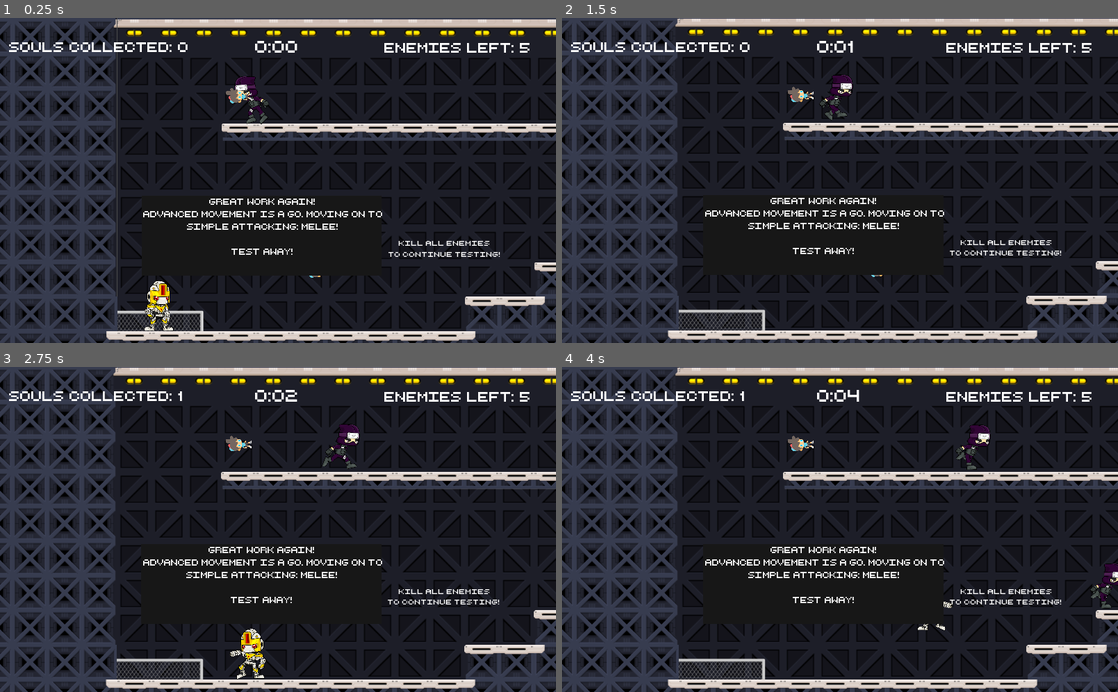
Above: before the commit, frames 1-4 (two rows, left to right).
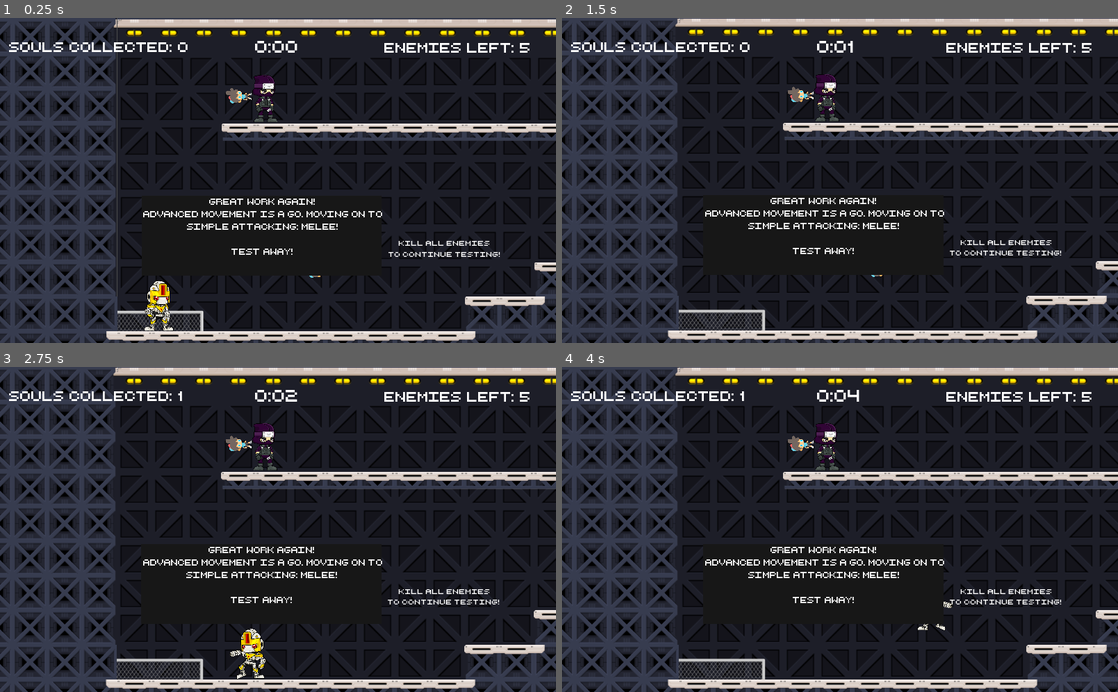
Above: after the commit, the same moments.

Repository: bsu-cs315/FP-LABS
Game: Godot game, scene res://src/Level-3.tscn
Same seed, same stepped clock (60 frames per second), same inputs: the game is played once before the commit and once after it. This scene is started directly instead of the project's main scene.
Inputs:
- Up to frame 1 (0.25 s): no input
- Up to frame 2 (1.5 s): hold Right (move_right) from 0.53 s (still down); tap Space (melee) at 0.6, 1.35 s; tap Up (jump) at 0.77 s
- Up to frame 3 (2.75 s): tap Up (jump) at 1.52 s; release Right (move_right) at 2.03 s; hold Left (move_left) from 2.03 s (still down); tap Space (melee) at 2.1 s
- Up to frame 4 (4 s): release Left (move_left) at 2.78 s; hold Right (move_right) from 2.78 s (still down); tap Space (melee) at 2.85, 3.6 s; tap Up (jump) at 3.02, 3.77 s

The runs differ from the first frame. In frame 1, 0.6% of the frame differs, in the area x 42-50%, y 17-33%; in frame 2, 0.6%; in frame 3, 0.7%; in frame 4, 1.0%, in the area x 45-100%, y 17-75%.

Commit message:
Change enemies to create different types
moving and standstill

Diff:
--- a/project/src/Enemy.gd
+++ b/project/src/Enemy.gd
@@ -12,19 +12,20 @@
 
 
 func _physics_process(delta):
-	if _direction == 1:
-		enemy_sprite.flip_h = false
-	else:
-		enemy_sprite.flip_h = true
-	enemy_sprite.play("run")
+	if get_node(".").name == "MovingEnemy":
+		if _direction == 1:
+			enemy_sprite.flip_h = false
+		else:
+			enemy_sprite.flip_h = true
+		enemy_sprite.play("run")
 
-	_e_velocity.y += GRAVITY * delta
-	_e_velocity.x = RUN_SPEED * _direction
-	_e_velocity = move_and_slide(_e_velocity, Vector2.UP)
+		_e_velocity.y += GRAVITY * delta
+		_e_velocity.x = RUN_SPEED * _direction
+		_e_velocity = move_and_slide(_e_velocity, Vector2.UP)
 
-	if is_on_wall():
-		_direction *= -1
-		enemy_raycast.position.x *= -1
-	if not enemy_raycast.is_colliding():
-		_direction *= -1
-		enemy_raycast.position.x *= -1
+		if is_on_wall():
+			_direction *= -1
+			enemy_raycast.position.x *= -1
+		if not enemy_raycast.is_colliding():
+			_direction *= -1
+			enemy_raycast.position.x *= -1
--- a/project/src/Level-3.tscn
+++ b/project/src/Level-3.tscn
@@ -29,7 +29,7 @@
 [ext_resource path="res://assets/Tiles/Fence (1).png" type="Texture" id=27]
 [ext_resource path="res://assets/Tiles/Tile (13).png" type="Texture" id=28]
 [ext_resource path="res://assets/Tiles/Fence (3).png" type="Texture" id=29]
-[ext_resource path="res://src/Enemy.tscn" type="PackedScene" id=30]
+[ext_resource path="res://src/MovingEnemy.tscn" type="PackedScene" id=30]
 [ext_resource path="res://assets/Tiles/BGTile (4).png" type="Texture" id=31]
 [ext_resource path="res://assets/Tiles/BGTile (2).png" type="Texture" id=32]
 [ext_resource path="res://assets/Tiles/BGTile (5).png" type="Texture" id=33]
@@ -872,42 +872,42 @@
 size = 30
 font_data = ExtResource( 16 )
 
-[sub_resource type="DynamicFont" id=32]
+[sub_resource type="DynamicFont" id=25]
 size = 25
 font_data = ExtResource( 16 )
 
-[sub_resource type="DynamicFont" id=33]
+[sub_resource type="DynamicFont" id=26]
 size = 25
 font_data = ExtResource( 16 )
 
-[sub_resource type="DynamicFont" id=25]
+[sub_resource type="DynamicFont" id=27]
 size = 50
 font_data = ExtResource( 16 )
 
-[sub_resource type="DynamicFont" id=26]
+[sub_resource type="DynamicFont" id=28]
 size = 20
-font_data = ExtResource( 16 )
-
-[sub_resource type="DynamicFont" id=27]
-size = 20
-font_data = ExtResource( 16 )
-
-[sub_resource type="DynamicFont" id=34]
-size = 20
-font_data = ExtResource( 16 )
-
-[sub_resource type="DynamicFont" id=28]
-size = 50
 font_data = ExtResource( 16 )
 
 [sub_resource type="DynamicFont" id=29]
 size = 20
 font_data = ExtResource( 16 )
 
-[sub_resource type="StyleBoxFlat" id=30]
+[sub_resource type="DynamicFont" id=30]
+size = 20
+font_data = ExtResource( 16 )
+
+[sub_resource type="DynamicFont" id=31]
+size = 50
+font_data = ExtResource( 16 )
+
+[sub_resource type="DynamicFont" id=32]
+size = 20
+font_data = ExtResource( 16 )
+
+[sub_resource type="StyleBoxFlat" id=33]
 bg_color = Color( 0.0941176, 0.0941176, 0.0941176, 1 )
 
-[sub_resource type="DynamicFont" id=31]
+[sub_resource type="DynamicFont" id=34]
 font_data = ExtResource( 16 )
 
 [node name="Level-3" type="Node2D"]
@@ -960,27 +960,27 @@
 "_edit_use_anchors_": false
 }
 
-[node name="Enemy1" parent="." groups=[
+[node name="MovingEnemy1" parent="." groups=[
 "enemies",
 ] instance=ExtResource( 30 )]
 position = Vector2( 836.587, 404.435 )
 
-[node name="Enemy2" parent="." groups=[
+[node name="MovingEnemy2" parent="." groups=[
 "enemies",
 ] instance=ExtResource( 30 )]
 position = Vector2( 272.143, 146.151 )
 
-[node name="Enemy3" parent="." groups=[
+[node name="MovingEnemy3" parent="." groups=[
 "enemies",
 ] instance=ExtResource( 30 )]
 position = Vector2( 1438.83, 178.909 )
 
-[node name="Enemy4" parent="." groups=[
+[node name="MovingEnemy4" parent="." groups=[
 "enemies",
 ] instance=ExtResource( 30 )]
 position = Vector2( 2202.34, 336.399 )
 
-[node name="Enemy5" parent="." groups=[
+[node name="MovingEnemy5" parent="." groups=[
 "enemies",
 ] instance=ExtResource( 30 )]
 position = Vector2( 2555.12, 113.393 )
@@ -1123,12 +1123,12 @@
 
 [node name="VBoxContainer" type="VBoxContainer" parent="GameOverWinHUD"]
 margin_right = 353.0
-margin_bottom = 115.0
+margin_bottom = 102.0
 
 [node name="GameOverLabel" type="Label" parent="GameOverWinHUD/VBoxContainer"]
 margin_right = 353.0
 margin_bottom = 65.0
-custom_fonts/font = SubResource( 25 )
+custom_fonts/font = SubResource( 27 )
 custom_colors/font_color = Color( 0.027451, 0.858824, 0, 1 )
 text = "YOU WIN"
 align = 1
--- a/project/src/Enemy.tscn
+++ b/project/src/MovingEnemy.tscn
@@ -38,7 +38,7 @@
 radius = 19.2707
 height = 49.228
 
-[node name="Enemy" type="KinematicBody2D"]
+[node name="MovingEnemy" type="KinematicBody2D"]
 script = ExtResource( 20 )
 
 [node name="AnimatedSprite" type="AnimatedSprite" parent="."]
--- /dev/null
+++ b/project/src/StandstillEnemy.tscn
@@ -0,0 +1,55 @@
+[gd_scene load_steps=23 format=2]
+
+[ext_resource path="res://assets/enemy/Idle__001.png" type="Texture" id=1]
+[ext_resource path="res://assets/enemy/Idle__000.png" type="Texture" id=2]
+[ext_resource path="res://assets/enemy/Run__008.png" type="Texture" id=3]
+[ext_resource path="res://assets/enemy/Idle__008.png" type="Texture" id=4]
+[ext_resource path="res://assets/enemy/Run__004.png" type="Texture" id=5]
+[ext_resource path="res://assets/enemy/Run__007.png" type="Texture" id=6]
+[ext_resource path="res://assets/enemy/Run__009.png" type="Texture" id=7]
+[ext_resource path="res://assets/enemy/Idle__003.png" type="Texture" id=8]
+[ext_resource path="res://assets/enemy/Run__000.png" type="Texture" id=9]
+[ext_resource path="res://assets/enemy/Idle__005.png" type="Texture" id=10]
+[ext_resource path="res://assets/enemy/Idle__002.png" type="Texture" id=11]
+[ext_resource path="res://assets/enemy/Idle__007.png" type="Texture" id=12]
+[ext_resource path="res://assets/enemy/Idle__009.png" type="Texture" id=13]
+[ext_resource path="res://assets/enemy/Run__001.png" type="Texture" id=14]
+[ext_resource path="res://assets/enemy/Run__002.png" type="Texture" id=15]
+[ext_resource path="res://assets/enemy/Run__003.png" type="Texture" id=16]
+[ext_resource path="res://assets/enemy/Run__006.png" type="Texture" id=17]
+[ext_resource path="res://assets/enemy/Idle__004.png" type="Texture" id=18]
+[ext_resource path="res://assets/enemy/Run__005.png" type="Texture" id=19]
+[ext_resource path="res://src/Enemy.gd" type="Script" id=20]
+
+[sub_resource type="SpriteFrames" id=1]
+animations = [ {
+"frames": [ ExtResource( 2 ), ExtResource( 1 ), ExtResource( 8 ), ExtResource( 11 ), ExtResource( 18 ), ExtResource( 10 ), ExtResource( 12 ), ExtResource( 4 ), ExtResource( 13 ) ],
+"loop": true,
+"name": "idle",
+"speed": 5.0
+}, {
+"frames": [ ExtResource( 9 ), ExtResource( 14 ), ExtResource( 15 ), ExtResource( 16 ), ExtResource( 5 ), ExtResource( 19 ), ExtResource( 17 ), ExtResource( 6 ), ExtResource( 3 ), ExtResource( 7 ) ],
+"loop": true,
+"name": "run",
+"speed": 5.0
+} ]
+
+[sub_resource type="CapsuleShape2D" id=2]
+radius = 19.2707
+height = 49.228
+
+[node name="StandstillEnemy" type="KinematicBody2D"]
+script = ExtResource( 20 )
+
+[node name="AnimatedSprite" type="AnimatedSprite" parent="."]
+scale = Vector2( 0.2, 0.2 )
+frames = SubResource( 1 )
+animation = "idle"
+
+[node name="EnemyShape" type="CollisionShape2D" parent="."]
+shape = SubResource( 2 )
+
+[node name="RayCast2D" type="RayCast2D" parent="."]
+position = Vector2( 17.6788, -0.280617 )
+enabled = true
+cast_to = Vector2( 0, 46 )
Not shown: 9 places in project/src/Level-3.tscn that only renumber resources
